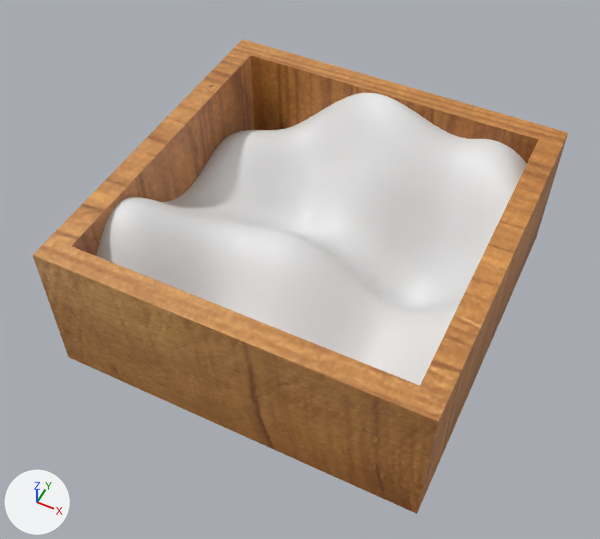
The glTF model public/Cymatic.glb, before and after one commit.
Rendered twice from a camera (50 mm lens) standing at (4.35, -9.43, 10.15) and looking at (-0.12, -0.49, -1.03). The axes (+X, +Y, +Z) are drawn at lower left. The lights are the same throughout. Where no turn or scale is listed for an object, it has been applied to the vertices. Vertices at the same position are counted once.

Objects in the first picture: 'Frame', 'Sand'.
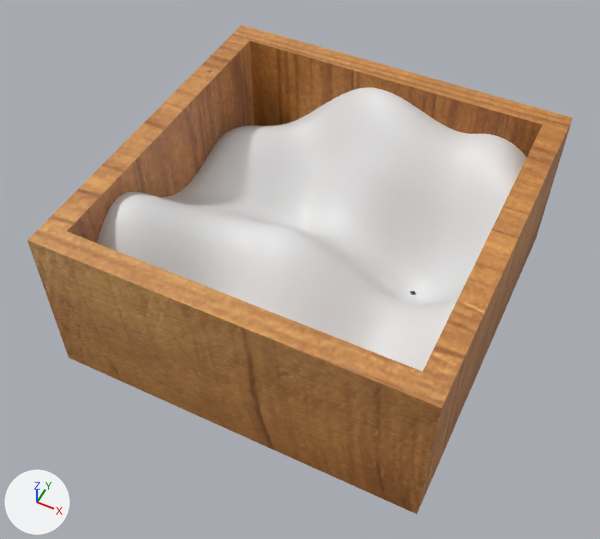
Where the change shows, as pixel boxes (x1, y1, x2, y2) in the pictures (600 x 539 px):
'Frame', reshaped, moved, rescaled, turned
    before: (33, 39, 568, 514)
    after: (27, 25, 573, 514)
'Sand', moved
    before: (96, 93, 527, 385)
    after: (97, 88, 527, 372)

The edits, one by one:
Material 'Material' (mat_material) is new.
Its base color is (0.0, 0.0, 0.0) (black #000000).
me_cube_003 is used by ob_frame; location (0.0, 0.0, -1.55); rotation (0.0, 0.0, 3.142), in degrees (0, 0, 180); scale (-2.94, -2.94, -0.632).
me_cube_003 had 16 vertices, 32 faces and spanned x -1.14..1.14, y -1.14..1.14, z -3.36..0.95.
me_cube_003 now has 24 vertices, 44 faces and spans x -1.06..1.06, y -1.06..1.06, z -1.0..12.14.
me_cube_003 part 1: the whole mesh is rebuilt.
me_cube_003 now uses material mat_material (black #000000).
Object 'Frame' (ob_frame) turns from (0, 0, 180) to (0, 0, 0) degrees about x, y and z.
Object 'Frame' (ob_frame) moves from (0.0, 0.0, -1.55) to (0.0, 0.0, -2.05).
Object 'Frame' (ob_frame) is rescaled from (-2.94, -2.94, -0.632) to (3.18, 3.18, 0.243).
Object 'Sand' (ob_sand) moves from (0.0, 0.0, -0.52) to (0.0, 0.0, -0.41).
